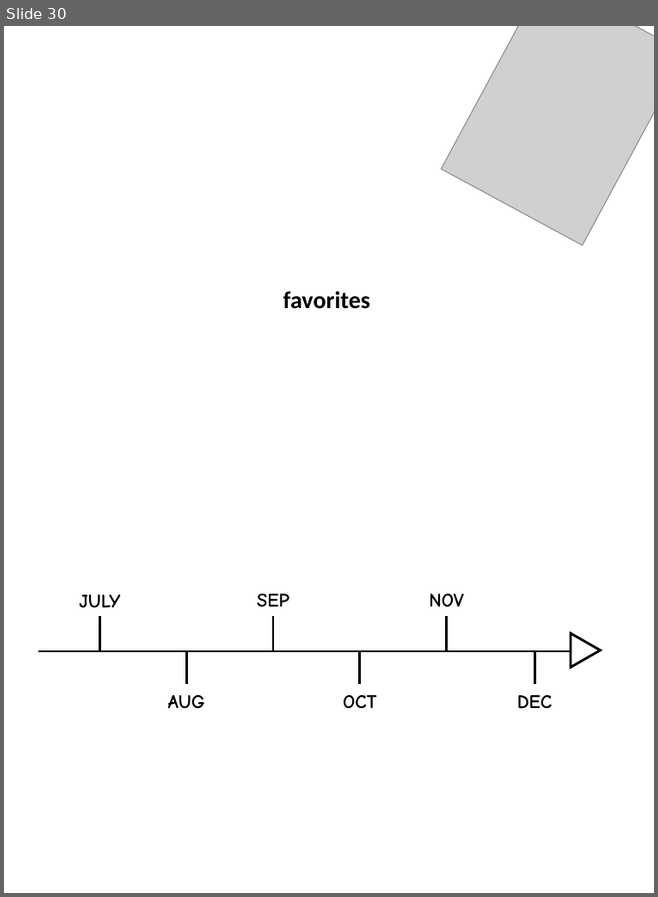
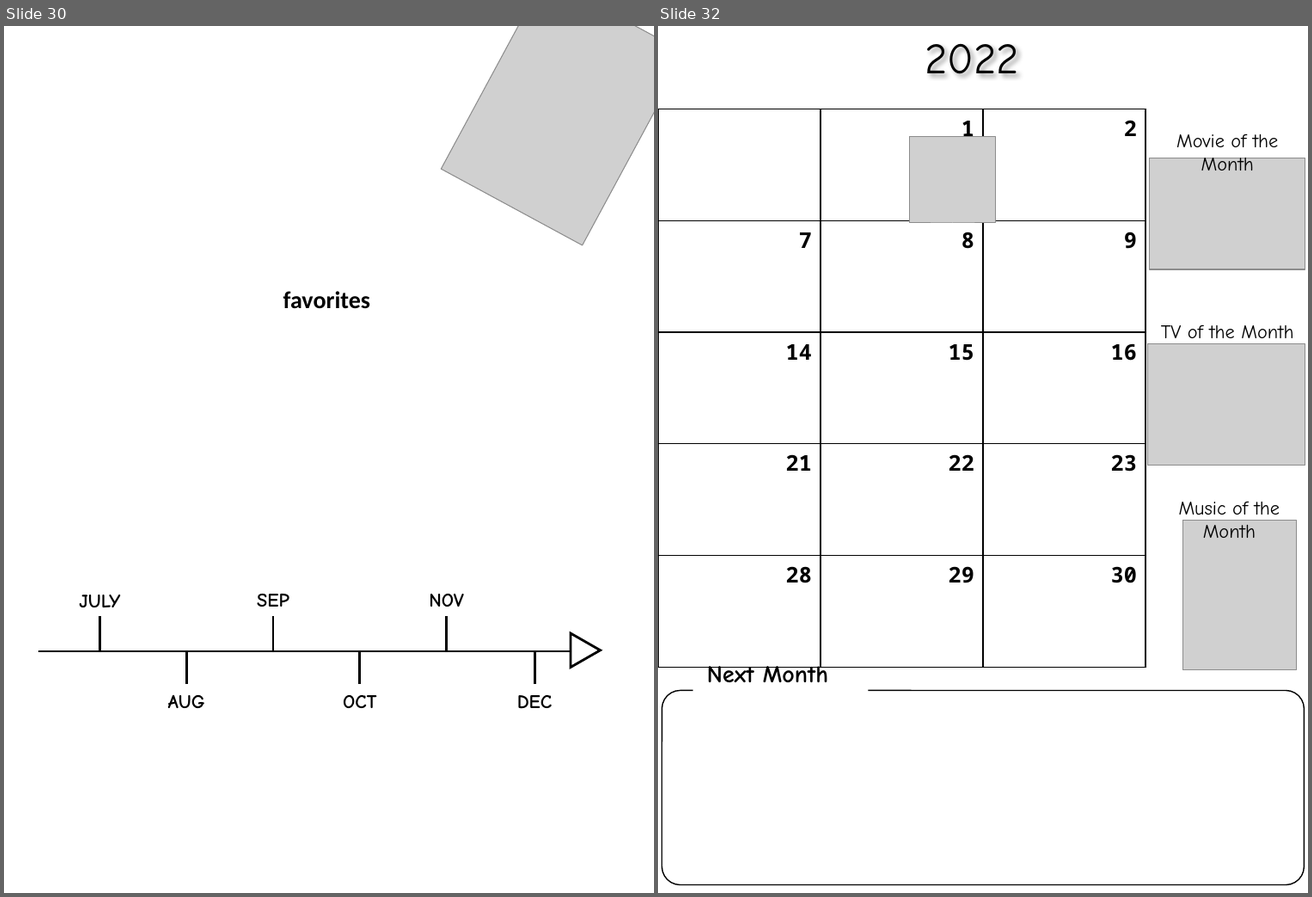
Before and after one commit to cds70409/cds70409.github.io, a slide deck: bujo_printouts.pptx. Shown side by side, each under a label of ours: slide 30 before the commit, slides 30 and 32 after it; the slides between them are not shown. The pictures are 658x897 and 1312x897 pixels, drawn with LibreOffice and Linux fonts; fonts in the diff are those of the drawing; grey boxes stand for pictures. Boxes give left, top, right and bottom in pixels: in the first picture for what was removed or moved away, otherwise in the second. Text is boxed around its words. In the diff, an @@ line names an element or a change of style, - is before the commit and + after.

Commit message:
12/27 add janurary monthly pages

```diff
--- a/bujo_printouts.pptx
+++ b/bujo_printouts.pptx
@@ slide 32 added at [658,26,1308,893], background #FFFFFF @@
@@ text added at [925,44,1019,76], 36 pt, text #000000 @@
+2022
@@ table added at [658,109,1147,667], 5 rows, 3 columns @@
+ | 1 | 2
+7 | 8 | 9
+14 | 15 | 16
+21 | 22 | 23
+28 | 29 | 30
@@ picture added at [909,136,996,223] @@
@@ text added at [1177,134,1279,170], 16 pt, text #000000 @@
+Movie of the Month
@@ picture added at [1150,158,1306,269] @@
@@ text added at [1161,324,1294,344], 16 pt, text #000000 @@
+TV of the Month
@@ picture added at [1148,343,1306,465] @@
@@ text added at [1179,501,1281,538], 16 pt, text #000000 @@
+Music of the Month
@@ picture added at [1183,520,1297,670] @@
@@ text added at [707,661,828,682], 20 pt, text #000000, bold @@
+Next Month
@@ rounded rectangle added at [662,690,1305,884], outline #000000 1 pt @@
```
Also in this commit, not shown: 1 slide changed, 3 other slides added.
